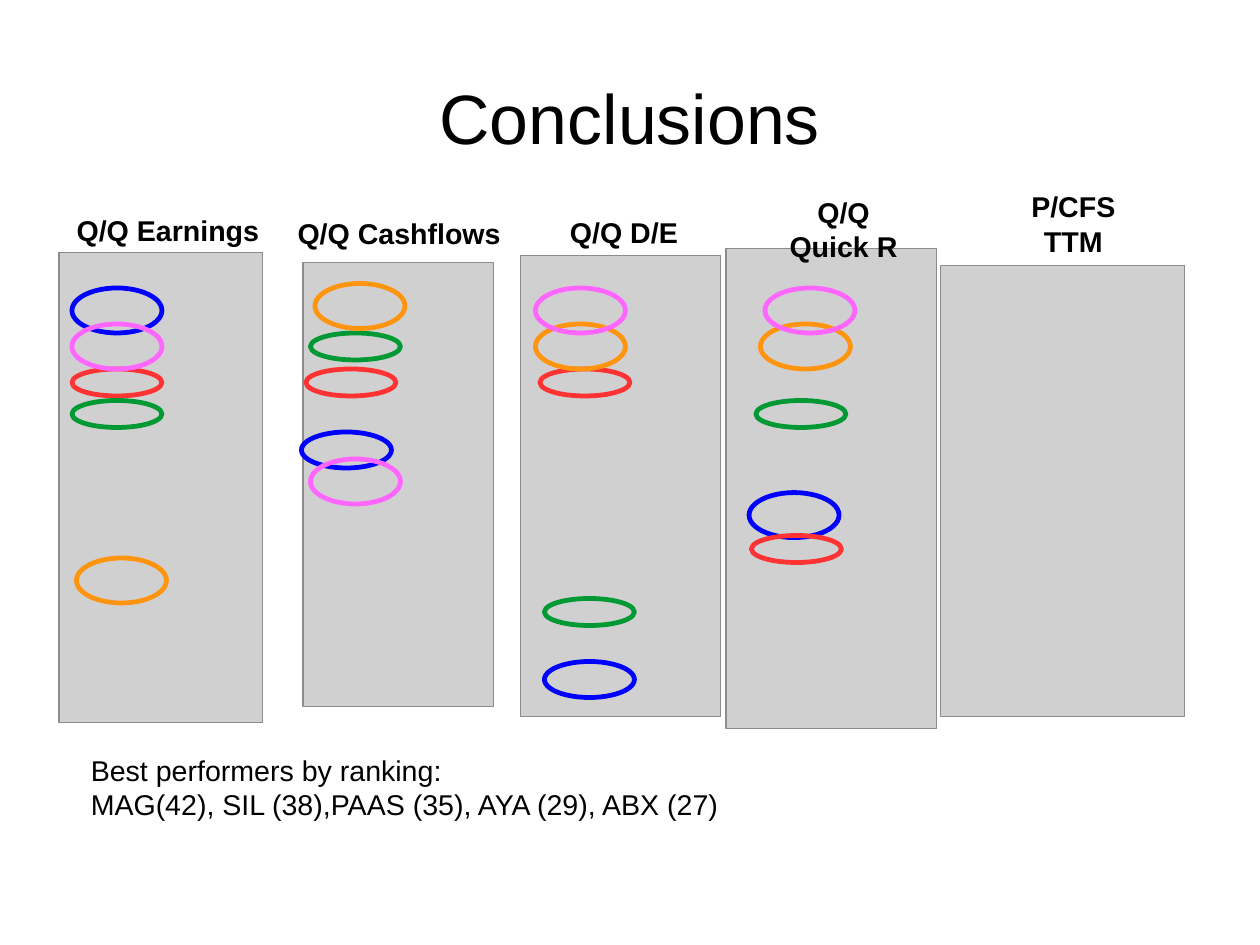
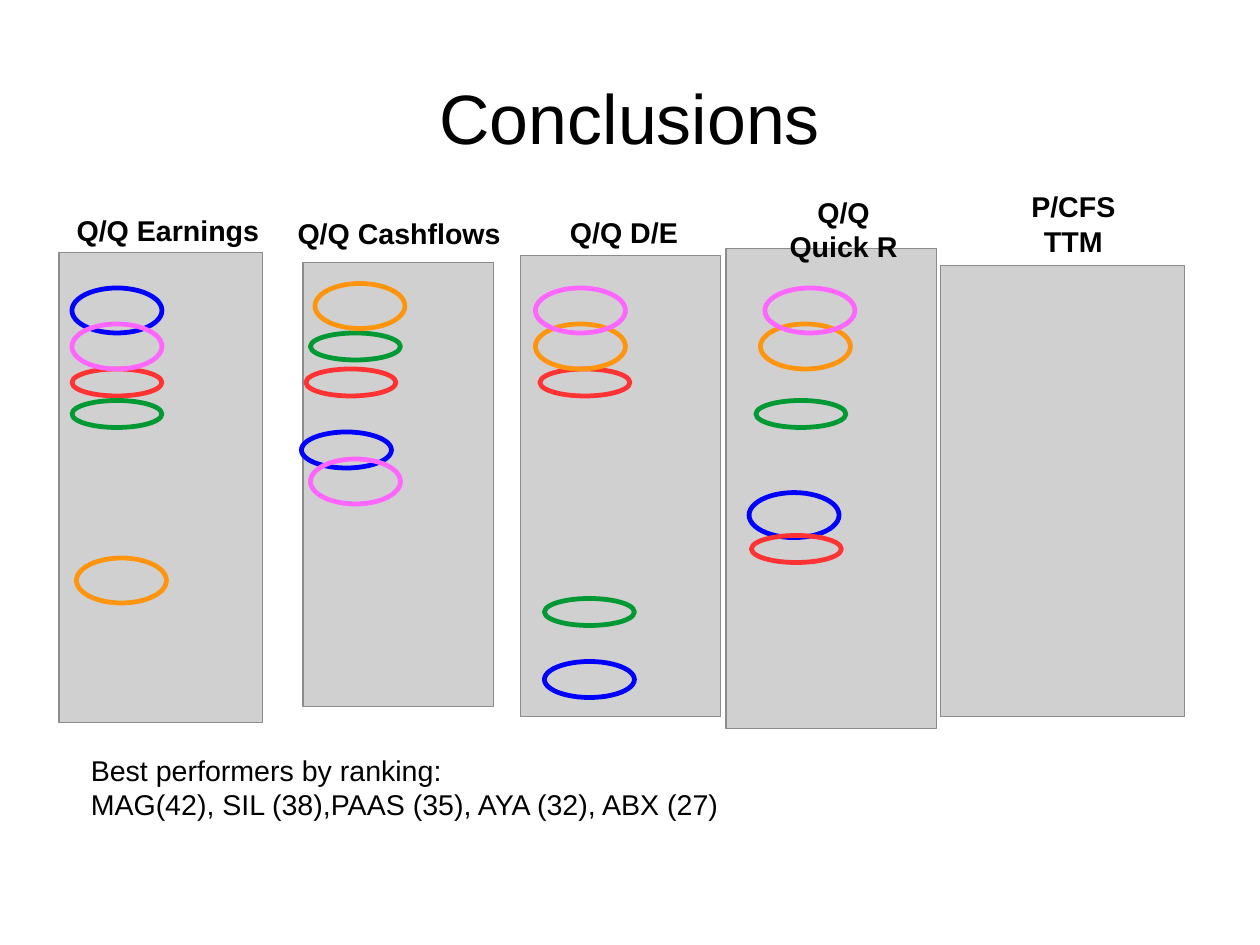
Before and after one commit to AlexR44/Quantitative-Fundamental-Analysis, a slide deck: slide 23 of Presentation.odp. Drawn at 1260x945 pixels with LibreOffice and Linux fonts; fonts in the diff are those of the drawing; grey boxes stand for pictures. Boxes give left, top, right and bottom in pixels: in the first picture for what was removed or moved away, otherwise in the second. Text is boxed around its words. In the diff, an @@ line names an element or a change of style, - is before the commit and + after.

```diff
--- a/Presentation.odp
+++ b/Presentation.odp
@@ text at [91, 794, 718, 821]: text changed @@
-MAG(42), SIL (38),PAAS (35), AYA (29), ABX (27)
+MAG(42), SIL (38),PAAS (35), AYA (32), ABX (27)
```
Also in this commit, not shown: 3 other slides changed, 1 slide added, 6 other files.
